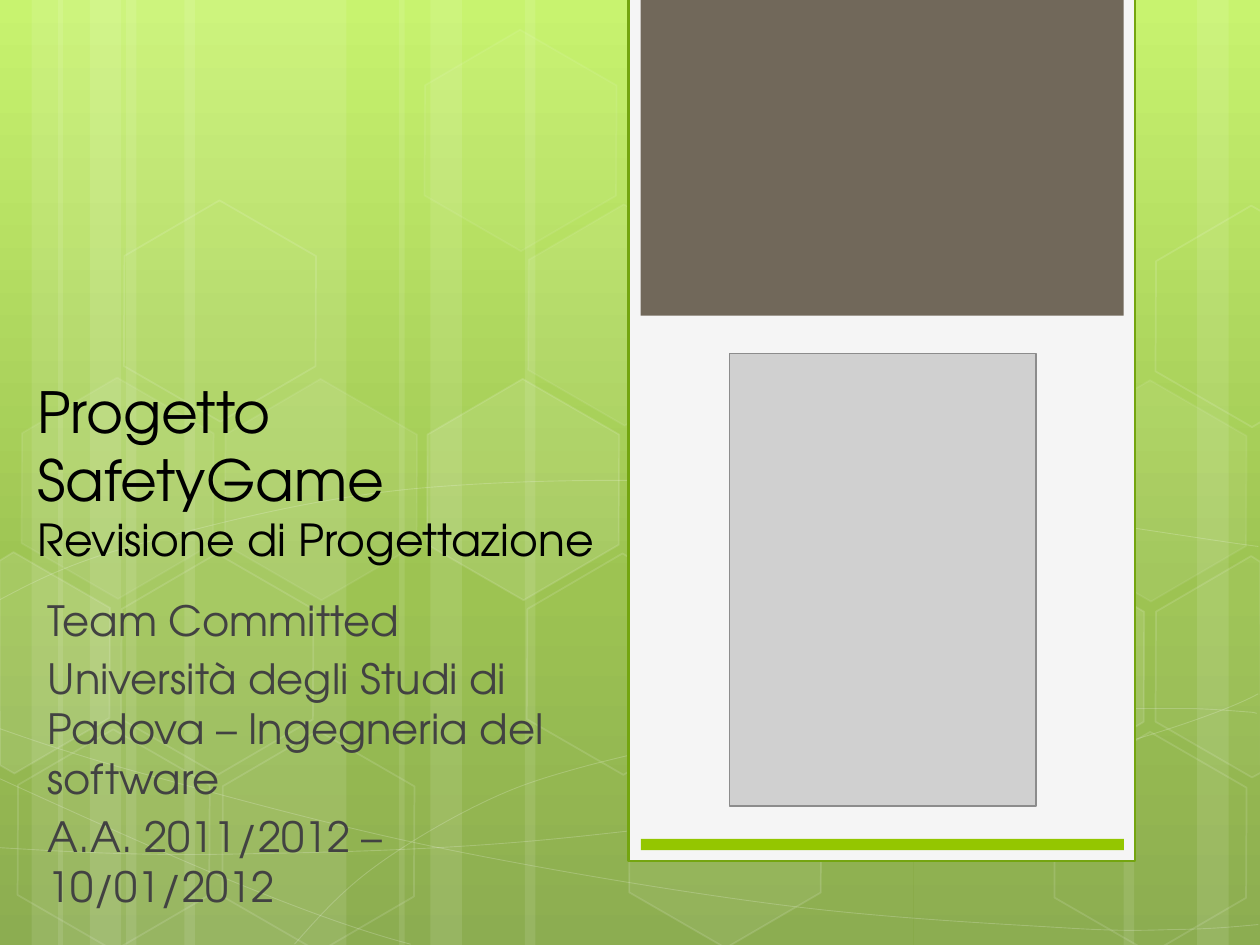
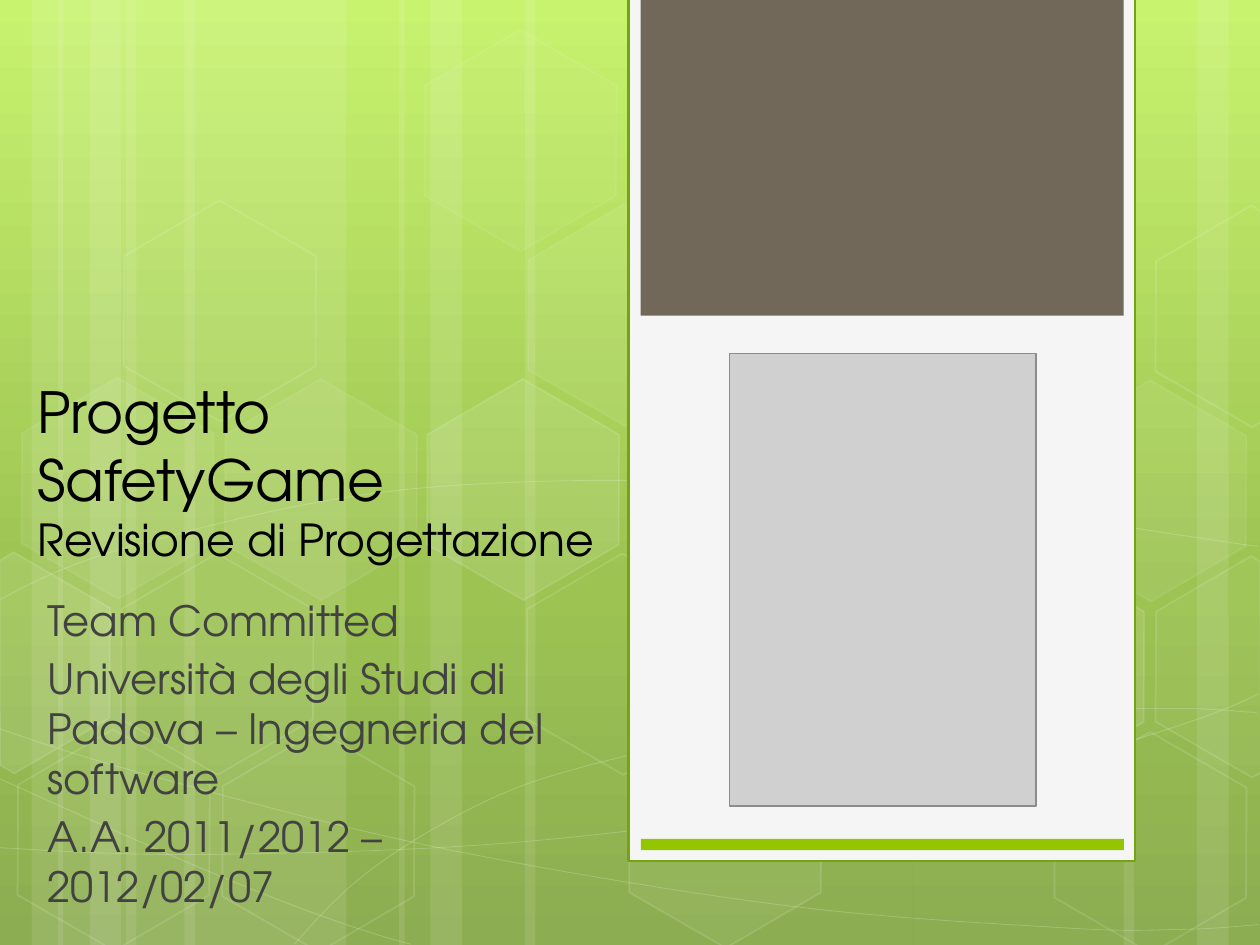
Before and after one commit to TeamCommitted/Team-Committed---Documenti, a slide deck: slide 1 of RP/Esterni/Presentazione/RP-Presentazione.pptx. Drawn at 1260x945 pixels with LibreOffice and Linux fonts; fonts in the diff are those of the drawing; grey boxes stand for pictures. Boxes give left, top, right and bottom in pixels: in the first picture for what was removed or moved away, otherwise in the second. Text is boxed around its words. In the diff, an @@ line names an element or a change of style, - is before the commit and + after.

```diff
--- a/RP/Esterni/Presentazione/RP-Presentazione.pptx
+++ b/RP/Esterni/Presentazione/RP-Presentazione.pptx
@@ subtitle at (x1=47, y1=820, x2=351, y2=908): text changed @@
-A.A. 2011/2012 – 10/01/2012
+A.A. 2011/2012 – 2012/02/07
```
Also in this commit, not shown: 2 other slides changed, 2 other files.
